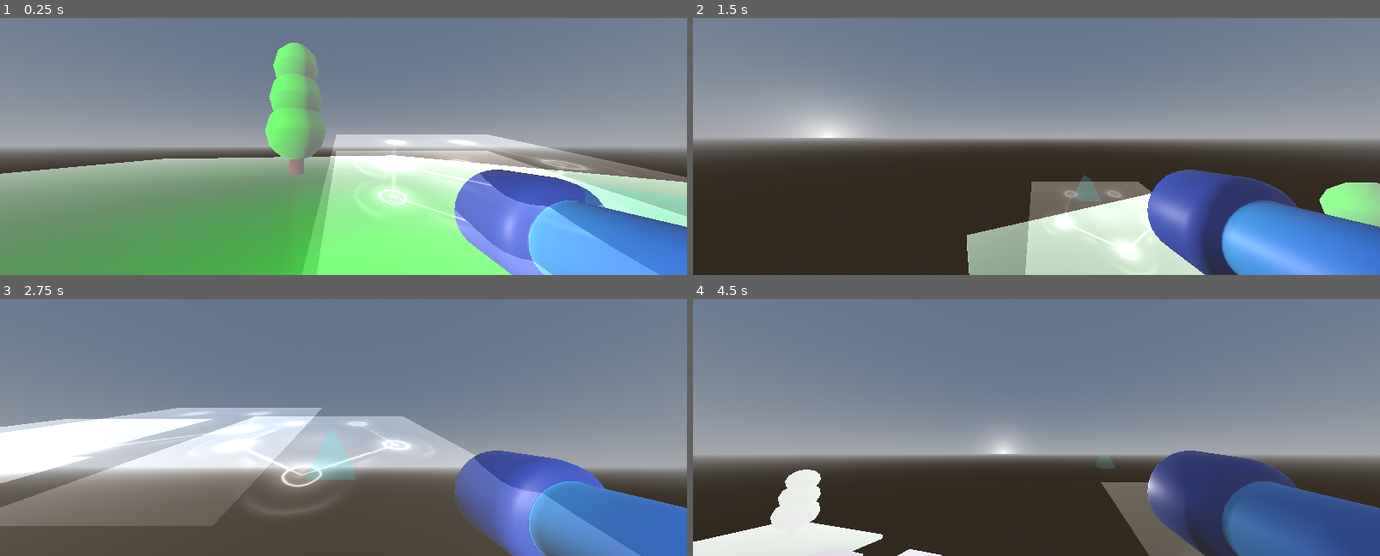
Above: before the commit, frames 1-4 (two rows, left to right).
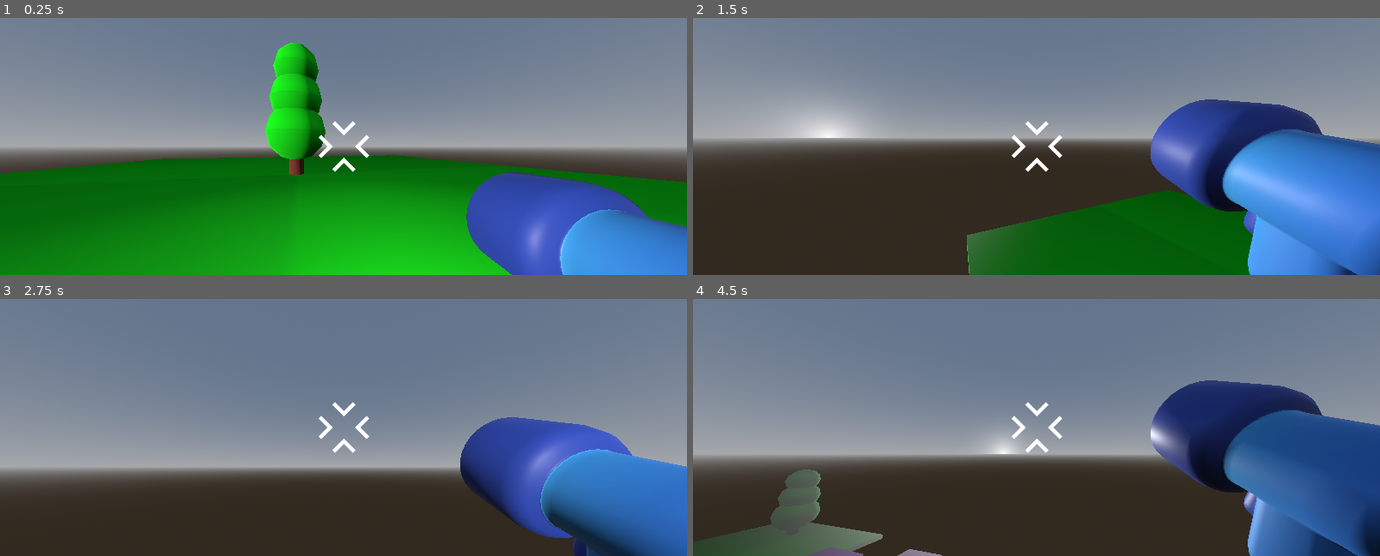
Above: after the commit, the same moments.

Repository: A11enA/fps
Game: Godot game, scene res://Scenes/world.tscn
Two runs of this game, one before a commit and one after it. Both use one fixed random seed, a clock stepped at 60 frames per second and the inputs below.
Inputs (mouse positions are in pixels of both pictures, inside the frame that each line leads up to):
- Up to frame 1 (0.25 s): no input
- Up to frame 2 (1.5 s): move the mouse to (1187, 133) at 0.52 s; hold Right (move_right) 0.53-1.28 s; hold E (shoot_key) 0.53-1.28 s; tap Space (jump_key) at 0.77 s; move the mouse to (899, 159) at 1.27 s; hold Down (move_back) from 1.28 s (still down); tap E (shoot_key) at 1.35 s
- Up to frame 3 (2.75 s): tap Space (jump_key) at 1.52 s; move the mouse to (412, 370) at 2.02 s; release Down (move_back) at 2.03 s; hold Right (move_right) from 2.03 s (still down); hold E (shoot_key) from 2.03 s (still down)
- Up to frame 4 (4.5 s): move the mouse to (1002, 478) at 2.77 s; release Right (move_right) at 2.78 s; release E (shoot_key) at 2.78 s; hold W (move_forward) 2.78-3.53 s; tap E (shoot_key) at 2.85, 4.35 s; tap Space (jump_key) at 3.02, 3.77 s; move the mouse to (1242, 466) at 3.52 s; hold E (shoot_key) 3.53-4.28 s; hold Left (move_left) from 3.53 s (still down); move the mouse to (830, 388) at 4.27 s

The runs differ from the first frame. In frame 1, 46% of the frame differs, in the area x 0-100%, y 9-100%; in frame 2, 26%; in frame 3, 49%, in the area x 0-100%, y 40-100%; in frame 4, 23%.

Commit message:
added projectile
help needed, particles & projectile not appearing, muzzle light wont turn off.

Diff:
--- a/Code/playerCustom.gd
+++ b/Code/playerCustom.gd
@@ -6,9 +6,15 @@
 #capture mouse
 @export var gravity:float = 10
 
+@onready var animationPlayer = $AnimationPlayer
+
 func ready() -> void:
 	#capture the mouse
 	Input.set_mouse_mode(Input.MOUSE_MODE_CAPTURED)
+
+	#$"Camera3D/Weapon Model/gun_model/projectile_spawn/triangles".visible = false
+	#$"Camera3D/Weapon Model/gun_model/projectile_spawn/magic".visible = false
+	#%Muzzle_Light.visible = false
 
 func _unhandled_input(event: InputEvent) -> void:
 
@@ -51,3 +57,22 @@
 		velocity.y = 10
 
 	move_and_slide()
+
+	if Input.is_action_pressed("shoot_key") and $bullet_timer.is_stopped():
+		shoot_bullet()
+
+func shoot_bullet():
+	#get a reference projectile scene
+	const BULLET_3D = preload("res://Scenes/star.tscn") ## this is the path to your projectile scene
+	# instantiate
+	var new_bullet = BULLET_3D.instantiate()
+	# add instance as a child
+	%projectile_spawn.add_child(new_bullet) ## used make unique name on the spawn point
+	print ("shoot!")
+	# connect to spawn location
+	new_bullet.transform = %projectile_spawn.global_transform
+	# play sounds , turn on light , particles?
+	$bullet_timer.start() ## add a timer to the player
+	# %Muzzle_Light.visible = true ## add a light to somewhere on the weapon that lights up when the gun fires
+
+	animationPlayer.play("gun")
--- a/Scenes/player.tscn
+++ b/Scenes/player.tscn
@@ -1,8 +1,10 @@
-[gd_scene load_steps=13 format=3 uid="uid://57jafxdwq4yp"]
+[gd_scene load_steps=18 format=3 uid="uid://57jafxdwq4yp"]
 
 [ext_resource type="Script" path="res://Code/playerCustom.gd" id="1_c6444"]
 [ext_resource type="PackedScene" uid="uid://bqjmhvjrbgcei" path="res://Assets/Models/gun_model.glb" id="2_cwgka"]
 [ext_resource type="Texture2D" uid="uid://cj0syosfed0dj" path="res://Assets/Textures/magic_01.png" id="3_vvte2"]
+[ext_resource type="Texture2D" uid="uid://b7tt1qckjy26n" path="res://Assets/Textures/reticle.png" id="4_xfhv6"]
+[ext_resource type="AudioStream" uid="uid://cy5rkulr1bk3b" path="res://Assets/Audio/gun_shoot.wav" id="5_s4tlg"]
 
 [sub_resource type="StandardMaterial3D" id="StandardMaterial3D_ex8xc"]
 transparency = 1
@@ -18,7 +20,7 @@
 
 [sub_resource type="ParticleProcessMaterial" id="ParticleProcessMaterial_2fi7m"]
 emission_shape = 3
-emission_box_extents = Vector3(0.3, 0.3, 5)
+emission_box_extents = Vector3(1, 1, 1)
 direction = Vector3(0, 0, 5)
 spread = 180.0
 gravity = Vector3(0, 0, 0)
@@ -46,6 +48,140 @@
 [sub_resource type="CapsuleShape3D" id="CapsuleShape3D_u4qw6"]
 height = 1.0
 
+[sub_resource type="Animation" id="Animation_nuj4u"]
+resource_name = "gun"
+length = 0.2
+step = 0.1
+tracks/0/type = "value"
+tracks/0/imported = false
+tracks/0/enabled = true
+tracks/0/path = NodePath("Camera3D/Weapon Model/gun_model/Muzzle_Light:visible")
+tracks/0/interp = 1
+tracks/0/loop_wrap = true
+tracks/0/keys = {
+"times": PackedFloat32Array(0),
+"transitions": PackedFloat32Array(1),
+"update": 1,
+"values": [true]
+}
+tracks/1/type = "value"
+tracks/1/imported = false
+tracks/1/enabled = true
+tracks/1/path = NodePath("AudioStreamPlayer3D:stream")
+tracks/1/interp = 1
+tracks/1/loop_wrap = true
+tracks/1/keys = {
+"times": PackedFloat32Array(0, 0.2),
+"transitions": PackedFloat32Array(1, 1),
+"update": 1,
+"values": [ExtResource("5_s4tlg"), ExtResource("5_s4tlg")]
+}
+tracks/2/type = "value"
+tracks/2/imported = false
+tracks/2/enabled = true
+tracks/2/path = NodePath("Camera3D/Weapon Model/gun_model/projectile_spawn/triangles:visible")
+tracks/2/interp = 1
+tracks/2/loop_wrap = true
+tracks/2/keys = {
+"times": PackedFloat32Array(0),
+"transitions": PackedFloat32Array(1),
+"update": 1,
+"values": [true]
+}
+tracks/3/type = "value"
+tracks/3/imported = false
+tracks/3/enabled = true
+tracks/3/path = NodePath("Camera3D/Weapon Model/gun_model/projectile_spawn/magic:visible")
+tracks/3/interp = 1
+tracks/3/loop_wrap = true
+tracks/3/keys = {
+"times": PackedFloat32Array(0),
+"transitions": PackedFloat32Array(1),
+"update": 1,
+"values": [true]
+}
+tracks/4/type = "value"
+tracks/4/imported = false
+tracks/4/enabled = true
+tracks/4/path = NodePath("Camera3D/Weapon Model:rotation")
+tracks/4/interp = 1
+tracks/4/loop_wrap = true
+tracks/4/keys = {
+"times": PackedFloat32Array(0, 0.1, 0.2),
+"transitions": PackedFloat32Array(1, 1, 1),
+"update": 0,
+"values": [Vector3(0, 0, 0), Vector3(0.523599, 0, 0), Vector3(0, 0, 0)]
+}
+
+[sub_resource type="Animation" id="Animation_3jqrt"]
+length = 0.001
+tracks/0/type = "value"
+tracks/0/imported = false
+tracks/0/enabled = true
+tracks/0/path = NodePath("Camera3D/Weapon Model/gun_model/Muzzle_Light:visible")
+tracks/0/interp = 1
+tracks/0/loop_wrap = true
+tracks/0/keys = {
+"times": PackedFloat32Array(0),
+"transitions": PackedFloat32Array(1),
+"update": 1,
+"values": [true]
+}
+tracks/1/type = "value"
+tracks/1/imported = false
+tracks/1/enabled = true
+tracks/1/path = NodePath("AudioStreamPlayer3D:stream")
+tracks/1/interp = 1
+tracks/1/loop_wrap = true
+tracks/1/keys = {
+"times": PackedFloat32Array(0),
+"transitions": PackedFloat32Array(1),
+"update": 1,
+"values": [ExtResource("5_s4tlg")]
+}
+tracks/2/type = "value"
+tracks/2/imported = false
+tracks/2/enabled = true
+tracks/2/path = NodePath("Camera3D/Weapon Model/gun_model/projectile_spawn/triangles:visible")
+tracks/2/interp = 1
+tracks/2/loop_wrap = true
+tracks/2/keys = {
+"times": PackedFloat32Array(0),
+"transitions": PackedFloat32Array(1),
+"update": 1,
+"values": [true]
+}
+tracks/3/type = "value"
+tracks/3/imported = false
+tracks/3/enabled = true
+tracks/3/path = NodePath("Camera3D/Weapon Model/gun_model/projectile_spawn/magic:visible")
+tracks/3/interp = 1
+tracks/3/loop_wrap = true
+tracks/3/keys = {
+"times": PackedFloat32Array(0),
+"transitions": PackedFloat32Array(1),
+"update": 1,
+"values": [true]
+}
+tracks/4/type = "value"
+tracks/4/imported = false
+tracks/4/enabled = true
+tracks/4/path = NodePath("Camera3D/Weapon Model:rotation")
+tracks/4/interp = 1
+tracks/4/loop_wrap = true
+tracks/4/keys = {
+"times": PackedFloat32Array(0),
+"transitions": PackedFloat32Array(1),
+"update": 0,
+"values": [Vector3(0, 0, 0)]
+}
+
+[sub_resource type="AnimationLibrary" id="AnimationLibrary_0g6lx"]
+_data = {
+"RESET": SubResource("Animation_3jqrt"),
+"gun": SubResource("Animation_nuj4u")
+}
+
 [node name="Player" type="CharacterBody3D"]
 script = ExtResource("1_c6444")
 
@@ -54,28 +190,32 @@
 transform = Transform3D(1, 0, 0, 0, 1, 0, 0, 0, 1, 0, 0.451103, 0)
 
 [node name="Weapon Model" type="Node3D" parent="Camera3D"]
+transform = Transform3D(1, 0, 0, 0, 1, 0, 0, 0, 1, 0, 0, 0.1)
 
 [node name="gun_model" parent="Camera3D/Weapon Model" instance=ExtResource("2_cwgka")]
-transform = Transform3D(-0.4, 0, -6.03983e-08, 0, 0.4, 0, 6.03983e-08, 0, -0.4, 0.45, -0.2, -0.3)
+transform = Transform3D(-0.4, 0, -6.03983e-08, 0, 0.4, 0, 6.03983e-08, 0, -0.4, 0.45, -0.2, -0.351337)
 
 [node name="projectile_spawn" type="Marker3D" parent="Camera3D/Weapon Model/gun_model"]
-
-[node name="GPUParticles3D" type="GPUParticles3D" parent="Camera3D/Weapon Model/gun_model/projectile_spawn"]
+unique_name_in_owner = true
+transform = Transform3D(1, 0, 0, 0, 1, 0, 0, 0, 1, 0, 0, 0.388458)
+
+[node name="triangles" type="GPUParticles3D" parent="Camera3D/Weapon Model/gun_model/projectile_spawn"]
 transform = Transform3D(1, 0, 0, 0, 1, 0, 0, 0, 1, -1.19209e-07, 0, 0.757841)
 material_override = SubResource("StandardMaterial3D_ex8xc")
+emitting = false
 process_material = SubResource("ParticleProcessMaterial_2fi7m")
 draw_pass_1 = SubResource("PrismMesh_ff1gw")
 
-[node name="projectile" type="Area3D" parent="Camera3D/Weapon Model/gun_model/projectile_spawn"]
-visible = false
-
-[node name="GPUParticles3D2" type="GPUParticles3D" parent="Camera3D/Weapon Model/gun_model/projectile_spawn"]
-transform = Transform3D(1, 3.74133e-08, 4.70848e-09, -3.74133e-08, 0.968817, 0.247777, 4.70848e-09, -0.247777, 0.968817, -1.19209e-07, 0, 0.815374)
+[node name="magic" type="GPUParticles3D" parent="Camera3D/Weapon Model/gun_model/projectile_spawn"]
+transform = Transform3D(1, 0, 0, 0, -4.37114e-08, 1, 0, -1, -4.37114e-08, -1.19209e-07, 0, 0.815374)
 material_override = SubResource("StandardMaterial3D_mv1u0")
+emitting = false
+amount = 3
 process_material = SubResource("ParticleProcessMaterial_7rs18")
 draw_pass_1 = SubResource("PlaneMesh_q6etd")
 
-[node name="muzzle light" type="OmniLight3D" parent="Camera3D/Weapon Model/gun_model"]
+[node name="Muzzle_Light" type="OmniLight3D" parent="Camera3D/Weapon Model/gun_model"]
+unique_name_in_owner = true
 
 [node name="CollisionShape3D" type="CollisionShape3D" parent="."]
 shape = SubResource("CapsuleShape3D_u4qw6")
@@ -86,3 +226,30 @@
 [node name="Head" type="CSGBox3D" parent="Body"]
 transform = Transform3D(1, 0, 0, 0, -4.37114e-08, -1, 0, 1, -4.37114e-08, 0, 0.485555, -0.0722387)
 size = Vector3(0.245117, 0.486328, 0.342773)
+
+[node name="TextureRect" type="TextureRect" parent="."]
+anchors_preset = 8
+anchor_left = 0.5
+anchor_top = 0.5
+anchor_right = 0.5
+anchor_bottom = 0.5
+offset_left = -77.0
+offset_top = -77.0
+offset_right = 77.0
+offset_bottom = 77.0
+grow_horizontal = 2
+grow_vertical = 2
+texture = ExtResource("4_xfhv6")
+
+[node name="bullet_timer" type="Timer" parent="."]
+wait_time = 0.2
+one_shot = true
+
+[node name="AnimationPlayer" type="AnimationPlayer" parent="."]
+libraries = {
+"": SubResource("AnimationLibrary_0g6lx")
+}
+
+[node name="AudioStreamPlayer3D" type="AudioStreamPlayer3D" parent="."]
+transform = Transform3D(1, 0, 0, 0, 1, 0, 0, 0, 1, 0, 0, -0.357579)
+stream = ExtResource("5_s4tlg")
--- a/Scenes/projectile_model_inhereted.tscn
+++ b/Scenes/projectile_model_inhereted.tscn
@@ -1,5 +1,15 @@
-[gd_scene load_steps=2 format=3 uid="uid://37dwr71y5p7n"]
+[gd_scene load_steps=4 format=3 uid="uid://37dwr71y5p7n"]
 
 [ext_resource type="PackedScene" uid="uid://bdd0e52yxt64n" path="res://Assets/Models/projectile_model.glb" id="1_p6wmf"]
+[ext_resource type="Shader" path="res://Assets/Shaders/projectile.gdshader" id="2_5i48t"]
+
+[sub_resource type="ShaderMaterial" id="ShaderMaterial_iaskf"]
+render_priority = 0
+shader = ExtResource("2_5i48t")
+shader_parameter/tail_color = Color(0, 0.670588, 1, 1)
+shader_parameter/head_color = Color(1, 1, 0, 1)
 
 [node name="projectile_model" instance=ExtResource("1_p6wmf")]
+
+[node name="Projectile" parent="." index="0"]
+material_override = SubResource("ShaderMaterial_iaskf")
--- /dev/null
+++ b/Scenes/star.gd
@@ -0,0 +1,15 @@
+extends Area3D
+
+# expose use @export var
+const SPEED = 20.0
+const RANGE = 40.0
+
+var travelled_distance = 0.0
+
+func _physics_process(delta: float) -> void:
+	position += transform.basis.z * SPEED * delta
+
+	travelled_distance += SPEED * delta
+
+	if travelled_distance > RANGE:
+		queue_free()
--- /dev/null
+++ b/Scenes/star.tscn
@@ -0,0 +1,14 @@
+[gd_scene load_steps=3 format=3 uid="uid://b32ajlpvej52t"]
+
+[ext_resource type="PackedScene" uid="uid://37dwr71y5p7n" path="res://Scenes/projectile_model_inhereted.tscn" id="1_fe3ll"]
+
+[sub_resource type="SphereShape3D" id="SphereShape3D_k7to1"]
+
+[node name="Star" type="Area3D"]
+
+[node name="CollisionShape3D" type="CollisionShape3D" parent="."]
+transform = Transform3D(0.5, 0, 0, 0, 0.5, 0, 0, 0, 0.5, 0, 0, 0)
+shape = SubResource("SphereShape3D_k7to1")
+
+[node name="projectile_model" parent="." instance=ExtResource("1_fe3ll")]
+transform = Transform3D(1.19249e-08, 0, -1, 0, 1, 0, 1, 0, 1.19249e-08, 0, 0, 0)
--- a/Scenes/world.tscn
+++ b/Scenes/world.tscn
@@ -13,10 +13,10 @@
 [sub_resource type="Environment" id="Environment_o3est"]
 background_mode = 2
 sky = SubResource("Sky_ia2lc")
-ambient_light_color = Color(1, 0, 1, 1)
+ambient_light_color = Color(1, 1, 1, 1)
 ambient_light_energy = 6.24
 fog_enabled = true
-fog_light_color = Color(1, 1, 1, 1)
+fog_light_color = Color(0, 0, 0, 1)
 fog_sun_scatter = 0.39
 fog_density = 0.0345
 
--- a/project.godot
+++ b/project.godot
@@ -55,6 +55,7 @@
 shoot_key={
 "deadzone": 0.5,
 "events": [Object(InputEventKey,"resource_local_to_scene":false,"resource_name":"","device":-1,"window_id":0,"alt_press …(192 unchanged characters)…
+, Object(InputEventMouseButton,"resource_local_to_scene":false,"resource_name":"","device":-1,"window_id":0,"alt_pressed":false,"shift_pressed":false,"ctrl_pressed":false,"meta_pressed":false,"button_mask":1,"position":Vector2(145, 23),"global_position":Vector2(154, 69),"factor":1.0,"button_index":1,"canceled":false,"pressed":true,"double_click":false,"script":null)
 ]
 }
 Quit={
